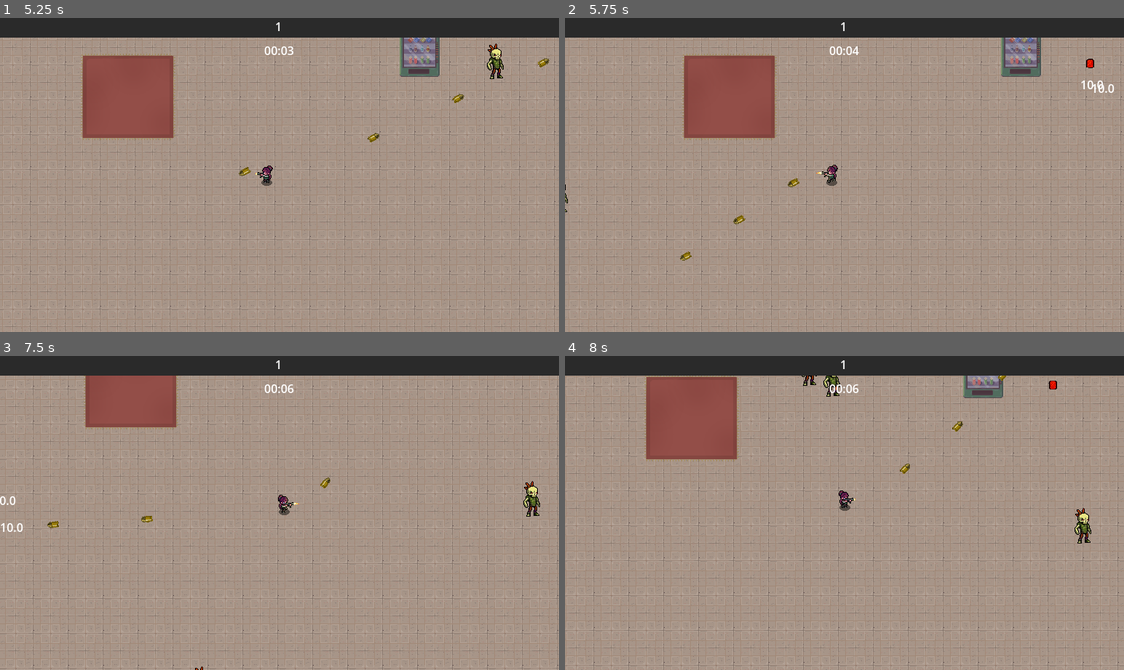
Above: before the commit, frames 1-4 (two rows, left to right).
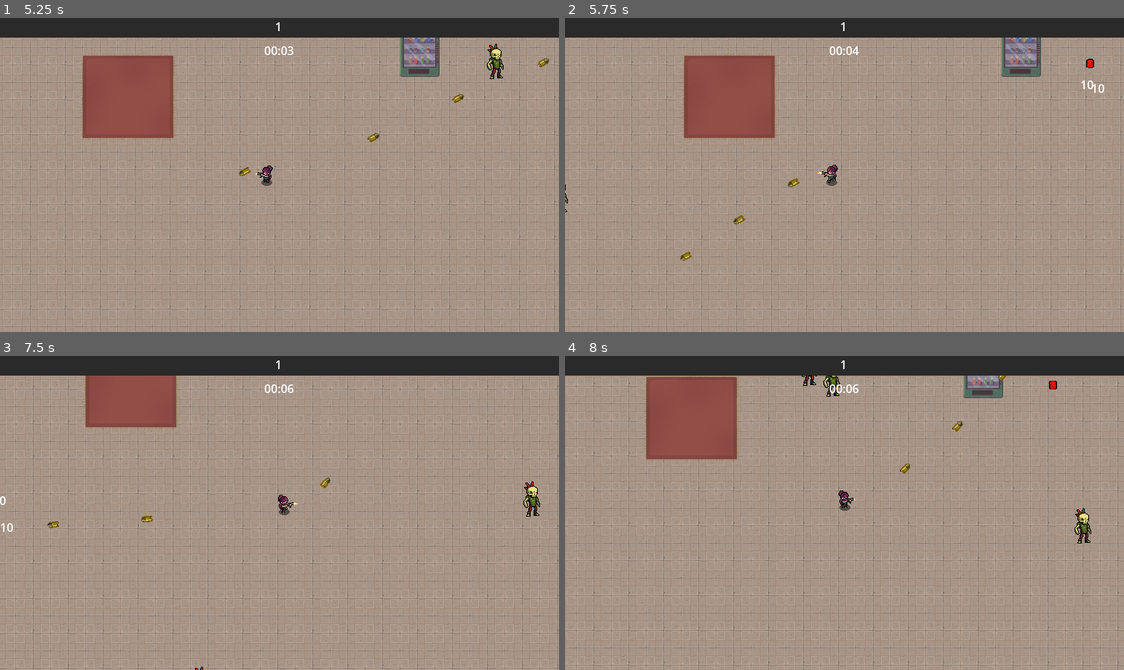
Above: after the commit, the same moments.

Repository: Sylvvs/CoopPuzzle
Game: Godot game, scene res://scenes/logic/scene_handler.tscn
Two runs of this game, one before a commit and one after it. Both use one fixed random seed, a clock stepped at 60 frames per second and the inputs below. The engine's default icon, where the game draws it, is replaced by a stand-in: a white triangle on a blue panel in a dark square.
Inputs (mouse positions are in pixels of both pictures, inside the frame that each line leads up to):
- Up to frame 1 (5.25 s): tap Enter at 0.5 s; move the mouse to (402, 159) at 0.52 s; hold D (right) 0.53-1.25 s; click (402, 159) at 0.6 s; click "X" at 1.25 s; move the mouse to (167, 190) at 2.02 s; hold S (down) 2.03-2.78 s; tap E (interact) at 2.1, 3.6, 5.1 s; move the mouse to (335, 105) at 2.77 s; hold D (right) 2.78-3.53 s; click (335, 105) at 2.85 s; move the mouse to (251, 237) at 3.52 s; hold W (up) 3.53-4.28 s; move the mouse to (447, 222) at 4.27 s; hold A (left) from 4.28 s (still down); click (447, 222) at 4.35 s; move the mouse to (111, 127) at 5.02 s
- Up to frame 2 (5.75 s): keep holding A (left)
- Up to frame 3 (7.5 s): move the mouse to (307, 513) at 5.77 s; release A (left) at 5.78 s; hold S (down) 5.78-6.53 s; click (307, 513) at 5.85 s; move the mouse to (195, 434) at 6.52 s; hold D (right) 6.53-7.28 s; tap E (interact) at 6.6 s; move the mouse to (402, 497) at 7.27 s; hold W (up) from 7.28 s (still down); click (402, 497) at 7.35 s
- Up to frame 4 (8 s): keep holding W (up)

Frame 1 is identical in both runs. In frame 2, less than 0.1% of the frame differs, in the area x 94-99%, y 19-24%; in frame 3, less than 0.1%, in the area x 1-5%, y 44-57%; in frame 4, nothing differs.

Commit message:
pad decimals

Diff:
--- a/scripts/bullet.gd
+++ b/scripts/bullet.gd
@@ -96,5 +96,5 @@
 		hit_enemies.append(body)
 		var dmg_num = damage_number.instantiate()
 		dmg_num.position = global_position
-		dmg_num.text = str(local_damage)
+		dmg_num.text = str(local_damage).pad_decimals(0)
 		get_parent().add_child(dmg_num)
